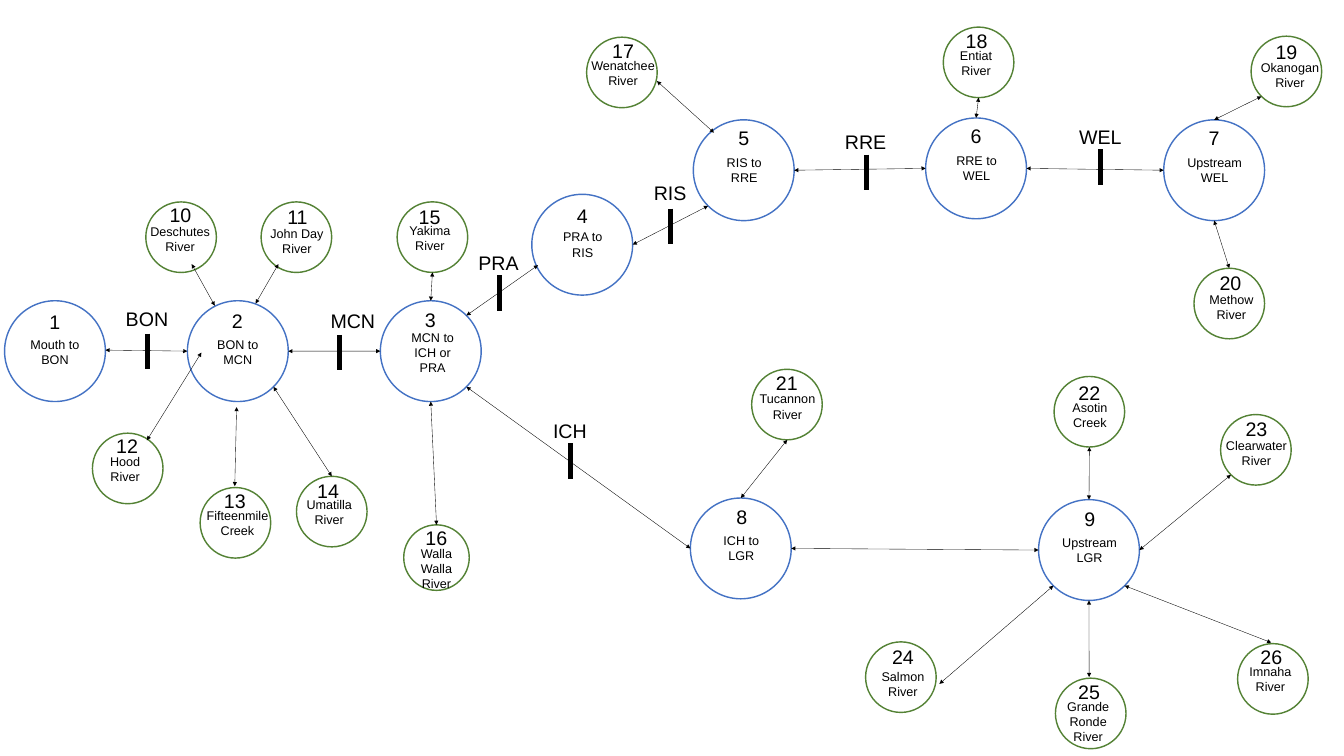
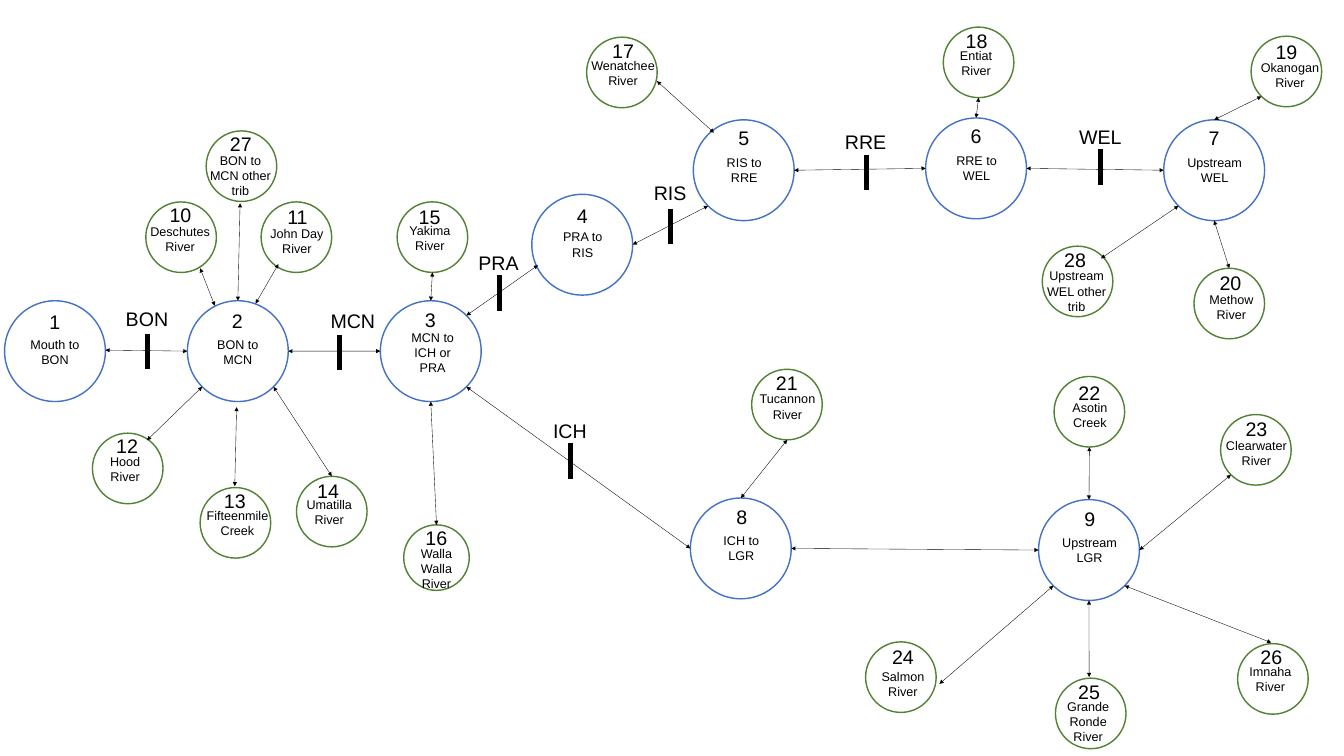
Before and after one commit to markusmin/steelhead, a slide deck: slide 1 of figures/full_model_diagram.pptx. Drawn at 1344x756 pixels with LibreOffice and Linux fonts; fonts in the diff are those of the drawing. Boxes give left, top, right and bottom in pixels: in the first picture for what was removed or moved away, otherwise in the second. Text is boxed around its words. In the diff, an @@ line names an element or a change of style, - is before the commit and + after.

```diff
--- a/figures/full_model_diagram.pptx
+++ b/figures/full_model_diagram.pptx
@@ ellipse added at [206, 131, 277, 202], outline #548235 2 pt @@
@@ text added at [230, 137, 252, 151], 28 pt, text #000000 @@
+27
@@ text added at [210, 156, 271, 195], 18 pt, text #000000 @@
+BON to MCN other trib
@@ double arrow added from (240, 203) to (238, 301), #000000 0.5 pt @@
@@ double arrow added from (1101, 259) to (1179, 206), #000000 0.5 pt @@
@@ double arrow moved from (192, 264) - (215, 306) to (200, 268) - (215, 306) @@
@@ ellipse added at [1043, 246, 1113, 317], outline #548235 2 pt @@
@@ text added at [1064, 253, 1086, 268], 28 pt, text #000000 @@
+28
@@ text added at [1047, 271, 1106, 311], 18 pt, text #000000 @@
+Upstream WEL other trib
@@ double arrow moved from (147, 441) - (202, 353) to (147, 441) - (202, 387) @@
```
Also in this commit, not shown: 2 other files.
